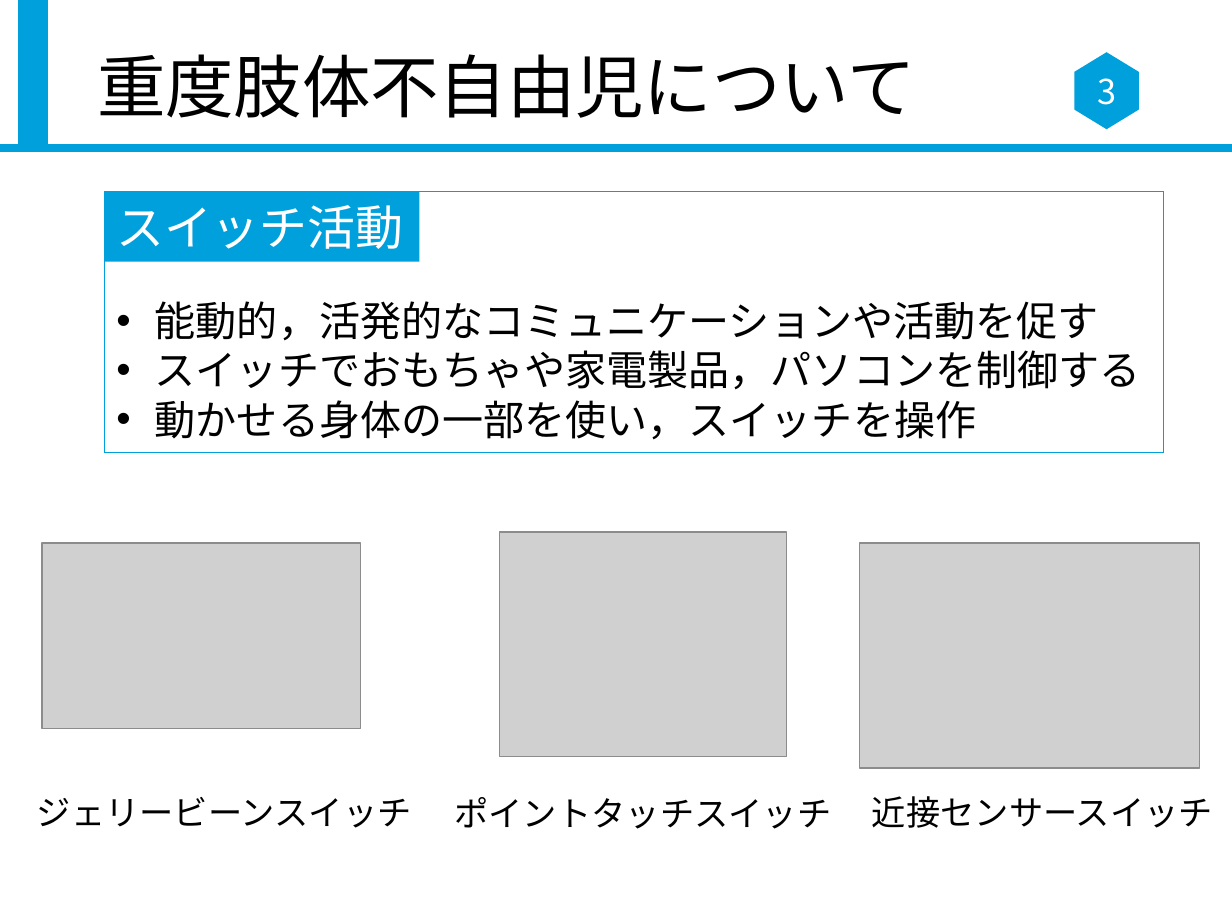
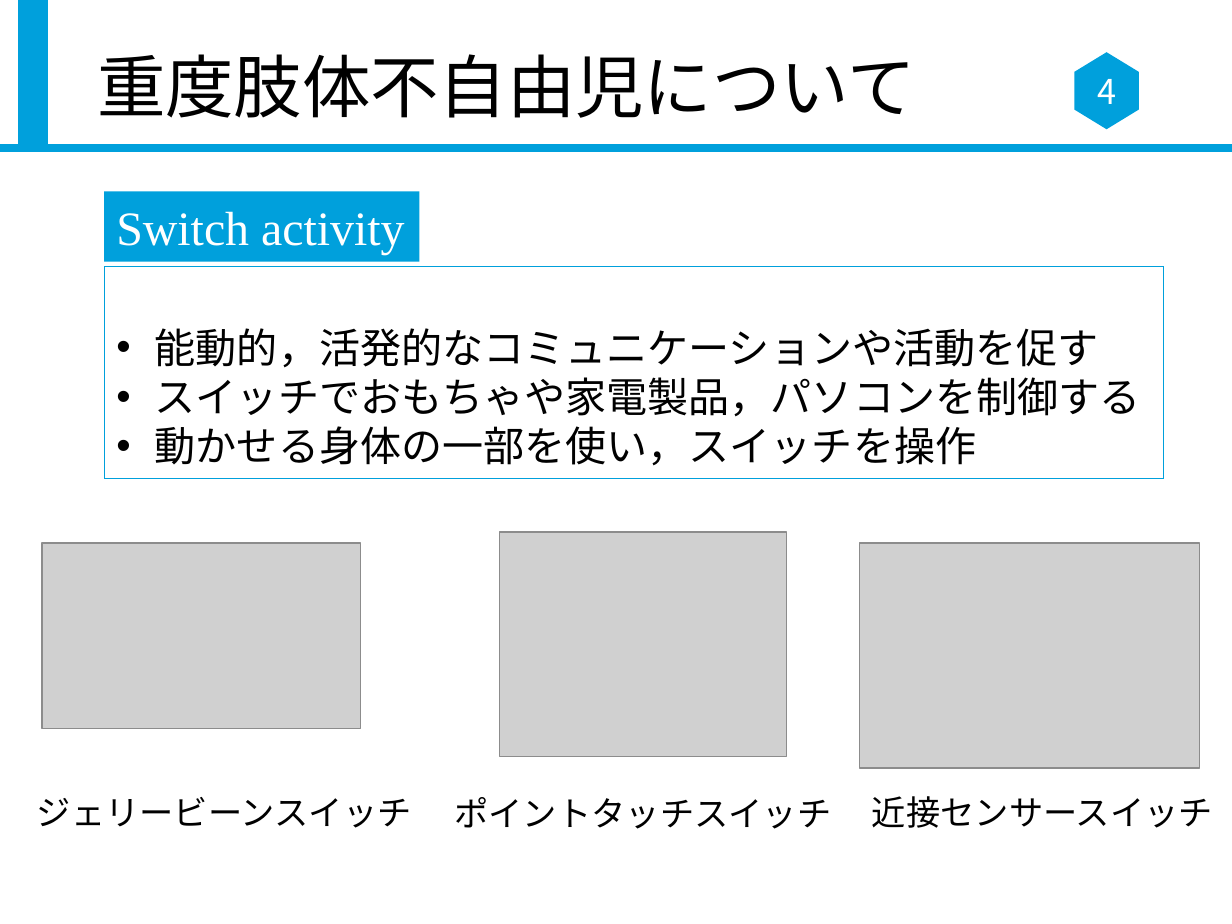
Before and after one commit to mimiiiz/SummerTrainning, a slide deck: slide 4 of 発表スライド432.pptx (slide 3 before the commit). Drawn at 1232x924 pixels with LibreOffice and Linux fonts; fonts in the diff are those of the drawing; grey boxes stand for pictures. Boxes give left, top, right and bottom in pixels: in the first picture for what was removed or moved away, otherwise in the second. Text is boxed around its words. In the diff, an @@ line names an element or a change of style, - is before the commit and + after.

```diff
--- a/発表スライド432.pptx
+++ b/発表スライド432.pptx
@@ page number at (1097,79,1116,104): text changed @@
-3
+4
@@ text in rectangle at (116,211,404,255): text changed @@
-スイッチ活動
+Switch activity
@@ rectangle "能動的，活発的なコミュニケーションや活動を促す": place and size @@
-rectangle "能動的，活発的なコミュニケーションや活動を促す" at (105,191,1164,452)
+rectangle "能動的，活発的なコミュニケーションや活動を促す" at (105,267,1164,479)
```
Also in this commit, not shown: 5 slides added.
